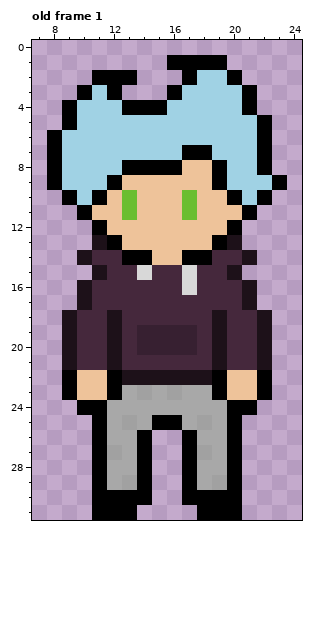
Two states of a pixel-art file, NotReadySprites/Pixelarts/PlayerIdle.aseprite. The picture above was drawn from the file before the commit.
32x32 pixels, 10 frames. Colours within 5 levels of each other are drawn and written as one. Shown: old frame 1: x 7..24, y 0..31. The commit also changed other frames, which this record leaves out.
The same view after the edit:
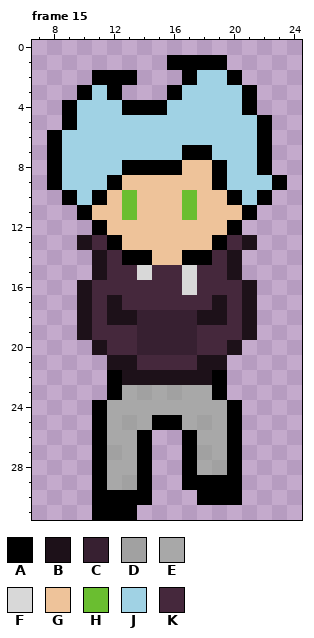
Palette (. is transparent): A #000000  B #1d1119  C #372031  D #a1a1a1  E #a8a8a8  F #d8d8d8  G #eec39a  H #6abe30  J #a0d2e4  K #45283c
A new or re-ordered frame is compared with the old frame closest to it.
Difference:
frames 10 -> 16
Frame 15 is new; against old frame 1:
Colour D becomes colour A in row 29 at x 19.
Colour E becomes colour A in row 29 at x 18.
The author put colour B in row 13 at x 10 and 21.
Colour K becomes colour B in row 14 at x 11 and 20; in row 17 at x 12 and 19; in row 18 at x 10, 13, 18 and 21; in row 19 at x 10 and 21; in row 20 at x 11 and 20; in row 21 at x 13 and 18.
Colour K becomes colour C in row 18 at x 14 to 17.
Colour E becomes colour D in row 28 at x 19.
Colour B becomes colour K in row 13 at x 11 and 20; in rows 19 to 20 at x 12 and 19.
The author cleared colour A in rows 22 to 23 at x 9 and 22; in row 24 at x 10 and 21; in row 30 at x 17; in row 31 at x 18 to 20.
The author cleared colour B in row 14 at x 10 and 21; in rows 18 to 21 at x 9 and 22.
The author cleared colour G in rows 22 to 23 at x 10 to 11 and 20 to 21.
The author cleared colour K in row 20 at x 10 and 21; in row 21 at x 10 to 11 and 20 to 21.
